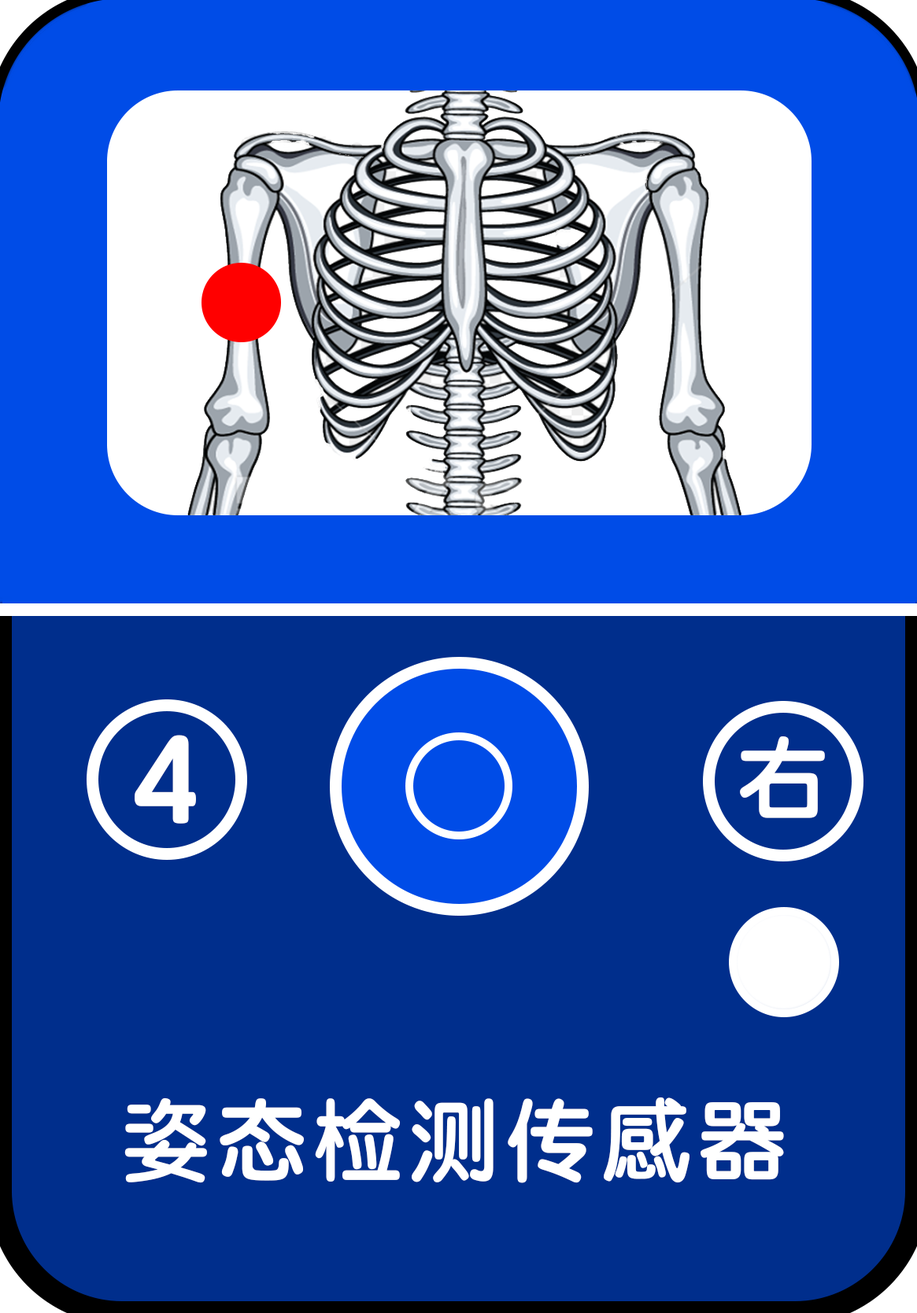
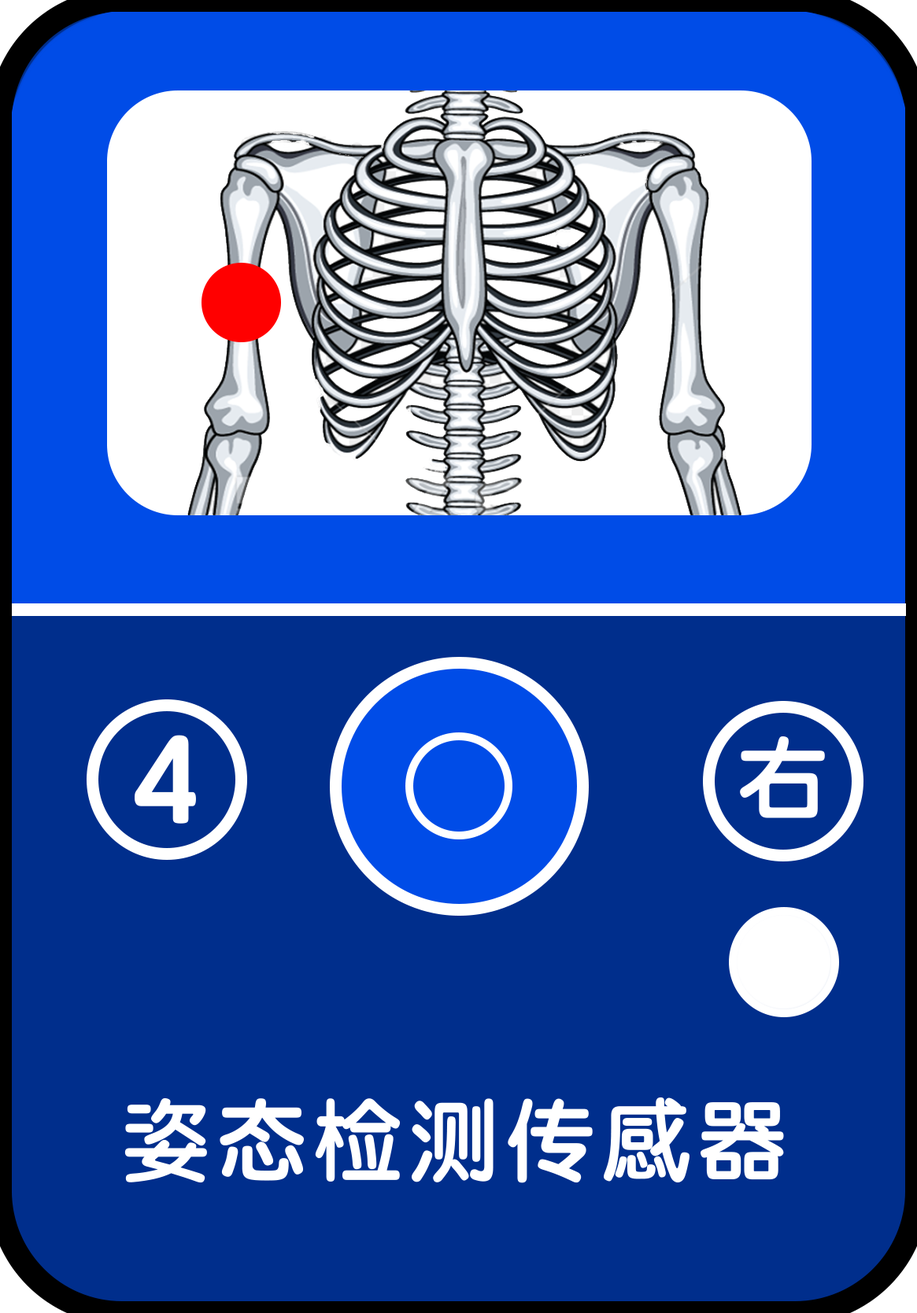
Layers edited between the first and the second 917 × 1313 image:
painted on "直线 1" over [0, 603, 917, 616]
painted on "椭圆 3" over [803, 922, 815, 1005]
painted on "椭圆 1" over [357, 846, 561, 877]
painted on "图层 1" over [0, 0, 917, 605]
painted on "矩形 3" over [4, 51, 904, 101]
